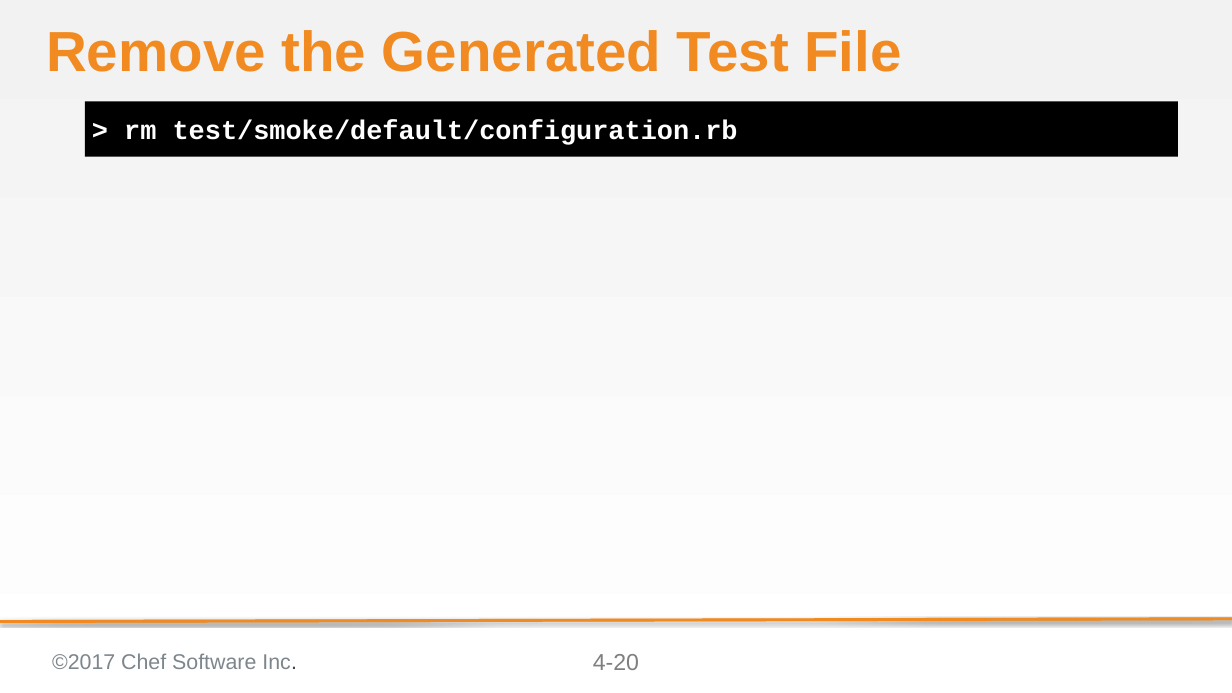
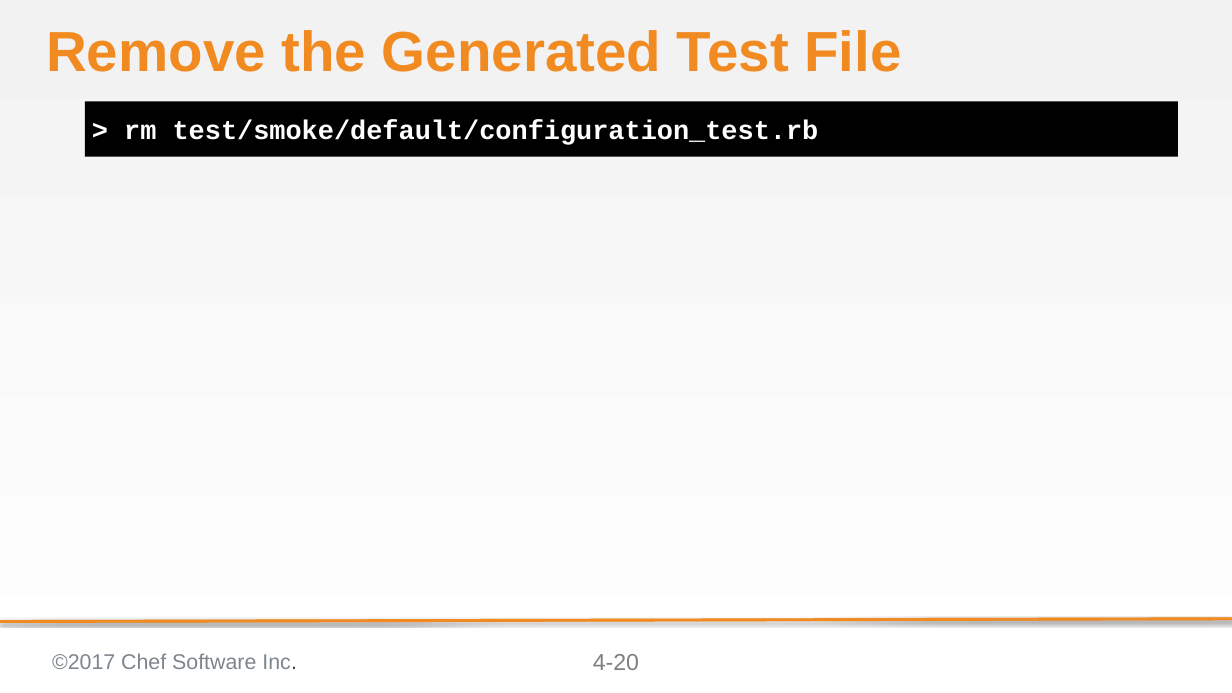
Before and after one commit to ericheiser/chef-intermediate, a slide deck: slide 20 of 04-refactoring_cookbooks_with_tests.pptx. Drawn at 1232x693 pixels with LibreOffice and Linux fonts; fonts in the diff are those of the drawing; background and template pictures are left out. Boxes give left, top, right and bottom in pixels: in the first picture for what was removed or moved away, otherwise in the second. Text is boxed around its words. In the diff, an @@ line names an element or a change of style, - is before the commit and + after.

```diff
--- a/04-refactoring_cookbooks_with_tests.pptx
+++ b/04-refactoring_cookbooks_with_tests.pptx
@@ text at (124,120,819,145): text changed @@
-> rm test/smoke/default/configuration.rb
+> rm test/smoke/default/configuration_test.rb
```
Also in this commit, not shown: 2 other slides changed, 2 other files.
